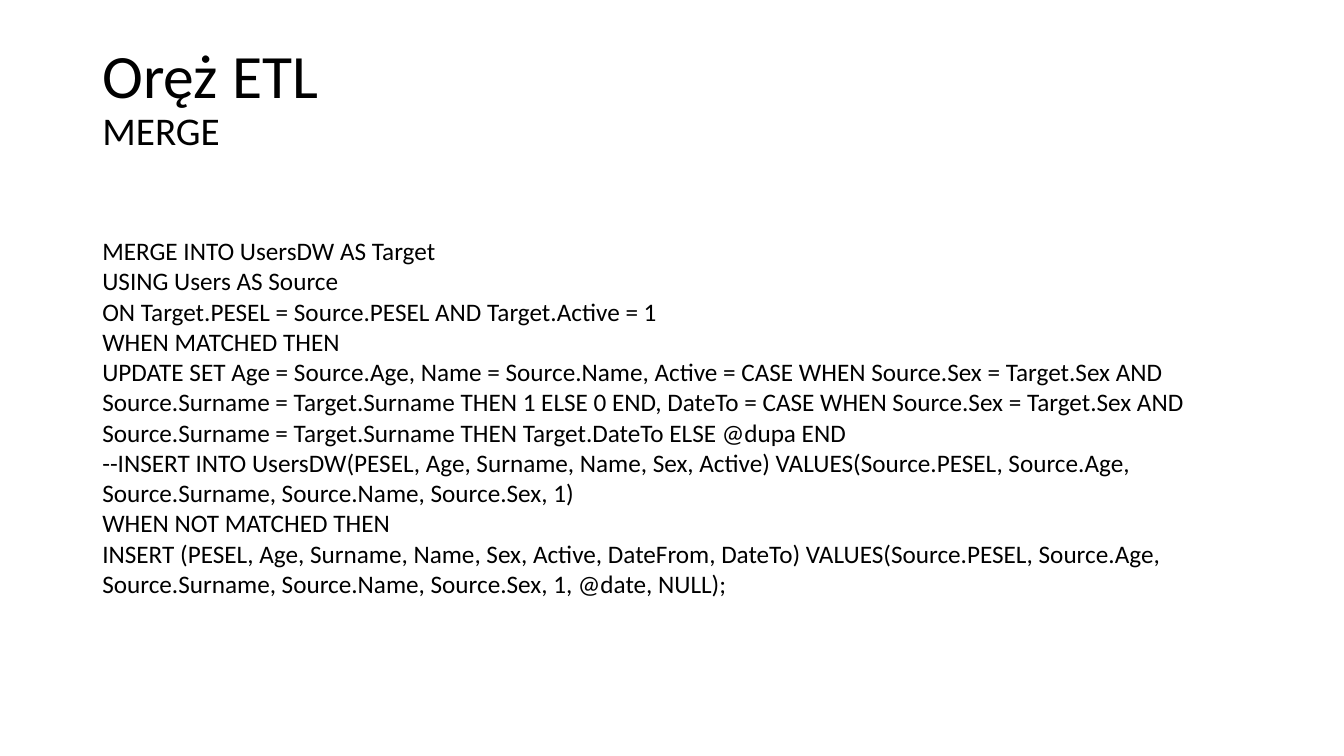
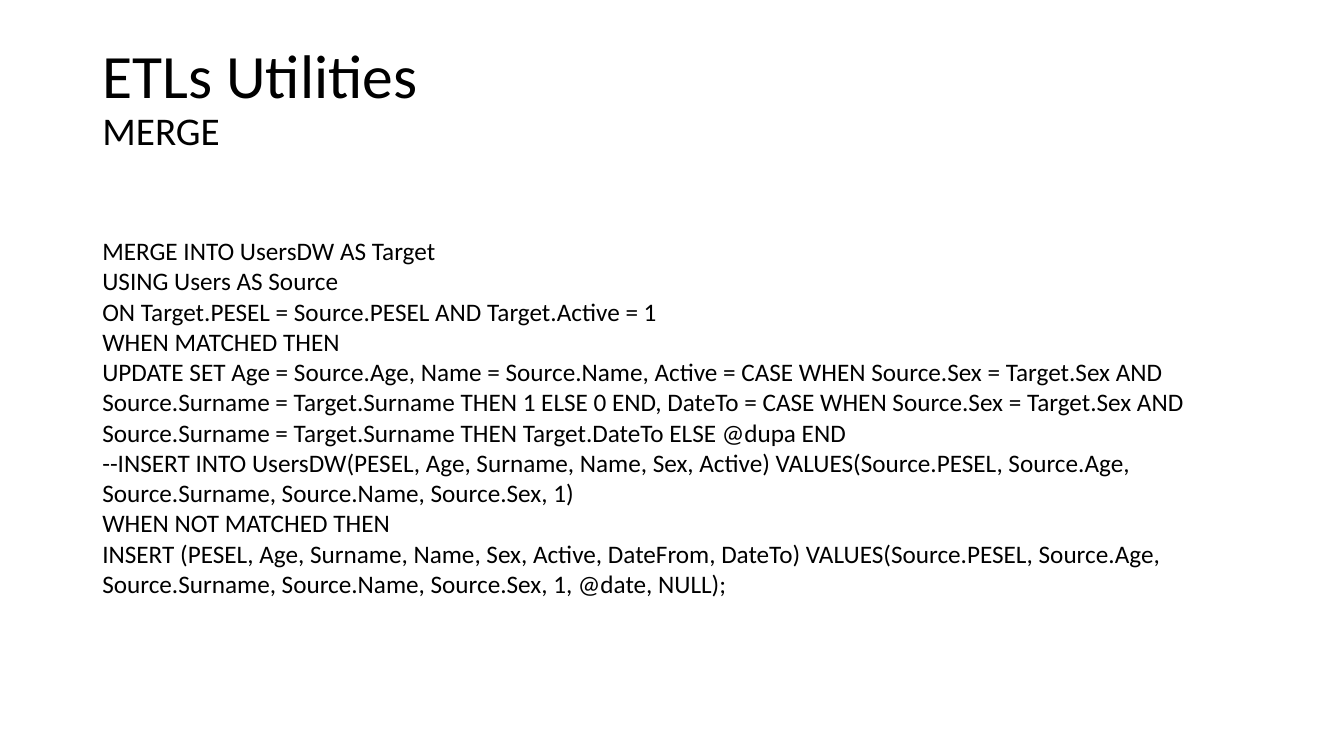
Before and after one commit to mpenarprz/RandomUtils, a slide deck: slide 20 of Short Talks/Data Warehouse/DataWarehouse.pptx. Drawn at 1344x756 pixels with LibreOffice and Linux fonts; fonts in the diff are those of the drawing. Boxes give left, top, right and bottom in pixels: in the first picture for what was removed or moved away, otherwise in the second. Text is boxed around its words. In the diff, an @@ line names an element or a change of style, - is before the commit and + after.

```diff
--- a/Short Talks/Data Warehouse/DataWarehouse.pptx
+++ b/Short Talks/Data Warehouse/DataWarehouse.pptx
@@ title at (x1=102, y1=55, x2=417, y2=146): text changed @@
-Oręż ETL
-MERGE
+ETLs Utilities
+MERGE
```
Also in this commit, not shown: 11 slides added, 1 other file.
